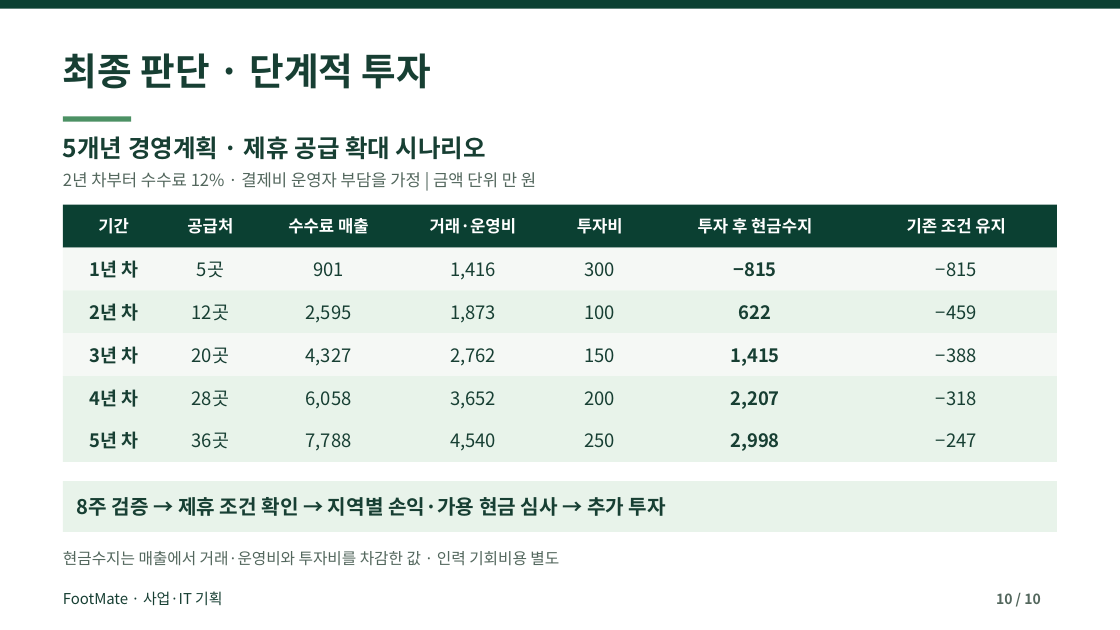
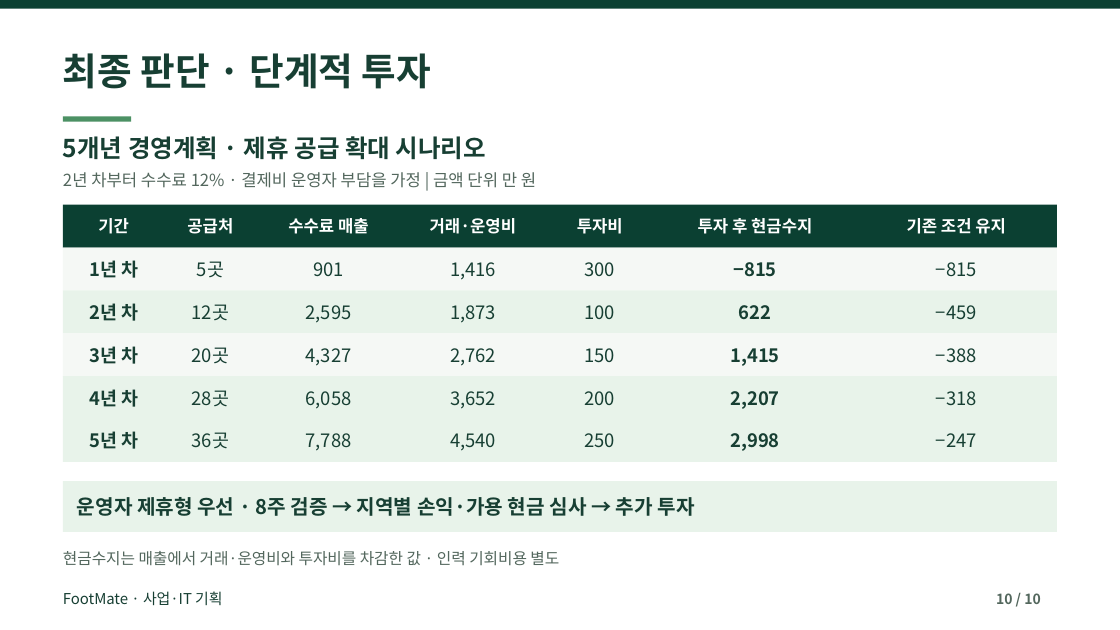
Before and after one commit to dohyunkimmm/footmate, a slide deck: slide 10 of src/case-study/downloads/footmate_report.pptx. Drawn at 1120x630 pixels with LibreOffice and Linux fonts; fonts in the diff are those of the drawing. Boxes give left, top, right and bottom in pixels: in the first picture for what was removed or moved away, otherwise in the second. Text is boxed around its words. In the diff, an @@ line names an element or a change of style, - is before the commit and + after.

Commit message:
Keep the final decision banner and synchronize the inline slide preview

```diff
--- a/src/case-study/downloads/footmate_report.pptx
+++ b/src/case-study/downloads/footmate_report.pptx
@@ text at (77,497,695,516): text changed @@
-8주 검증 → 제휴 조건 확인 → 지역별 손익·가용 현금 심사 → 추가 투자
+운영자 제휴형 우선 · 8주 검증 → 지역별 손익·가용 현금 심사 → 추가 투자
```
Also in this commit, not shown: 3 other files.
